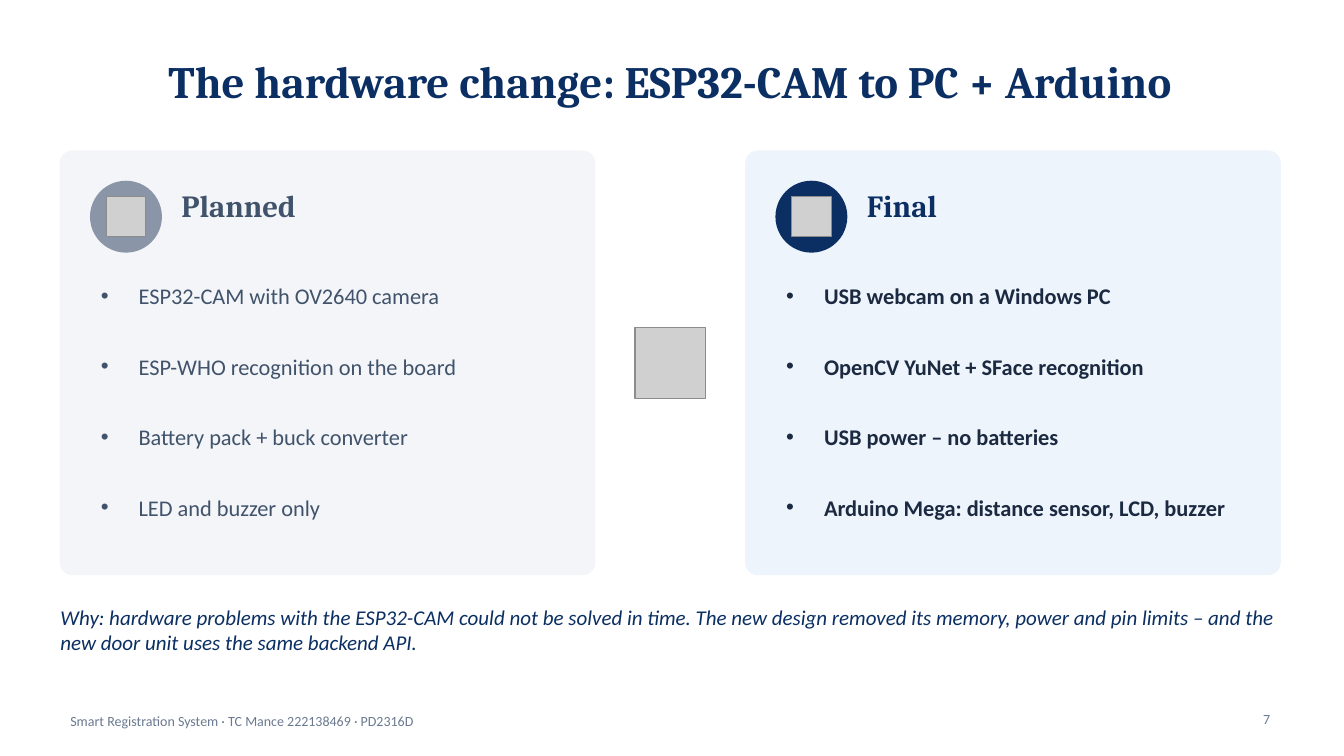
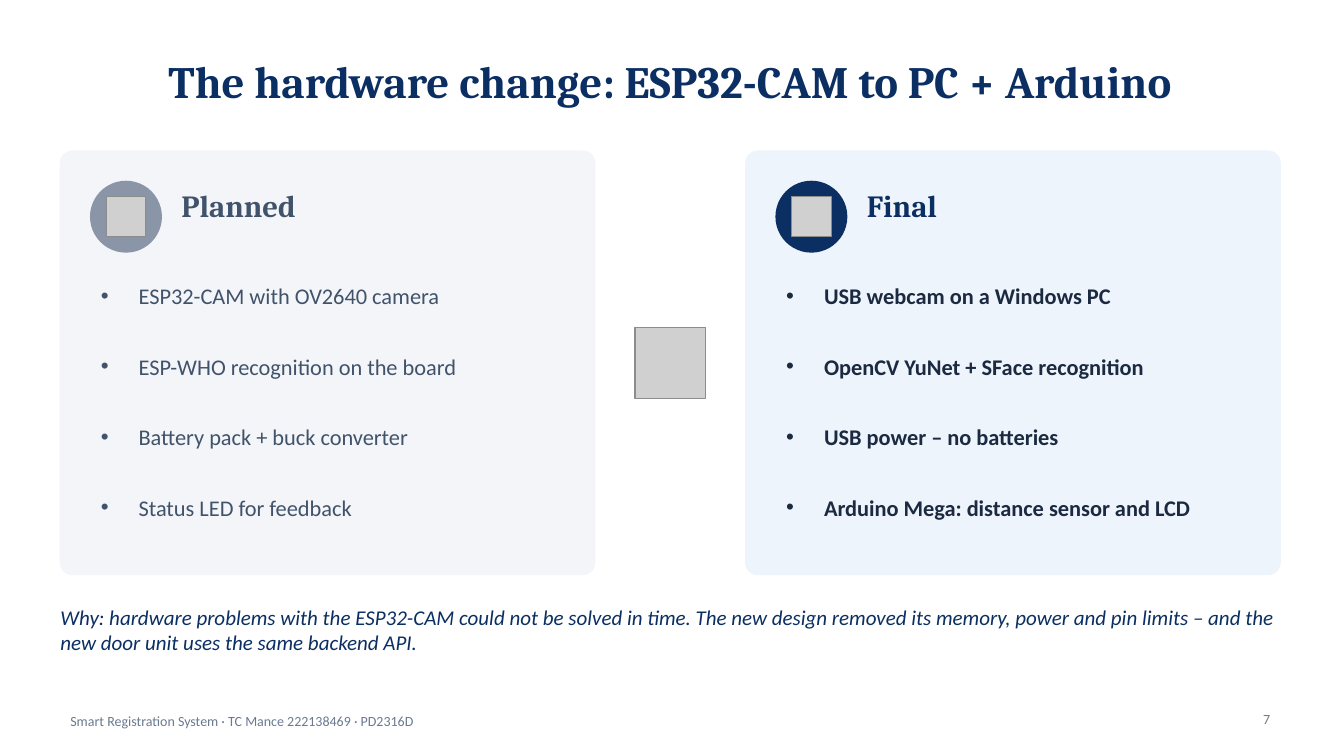
Before and after one commit to TebogoClifford/Smart_Registration_System, a slide deck: slide 7 of docs_out/SRS_Presentation_TC_Mance.pptx. Drawn at 1344x756 pixels with LibreOffice and Linux fonts; fonts in the diff are those of the drawing; grey boxes stand for pictures. Boxes give left, top, right and bottom in pixels: in the first picture for what was removed or moved away, otherwise in the second. Text is boxed around its words. In the diff, an @@ line names an element or a change of style, - is before the commit and + after.

```diff
--- a/docs_out/SRS_Presentation_TC_Mance.pptx
+++ b/docs_out/SRS_Presentation_TC_Mance.pptx
@@ text at (139,500,351,516): text changed @@
-• LED and buzzer only
+• Status LED for feedback
@@ text at (824,500,1190,520): text changed @@
-• Arduino Mega: distance sensor, LCD, buzzer
+• Arduino Mega: distance sensor and LCD
```
Also in this commit, not shown: 5 other slides changed, 11 other files.
